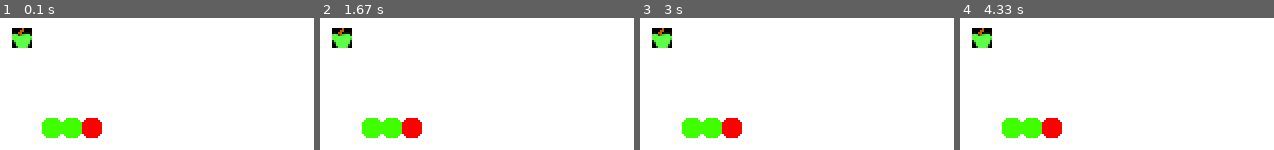
Above: before the commit, frames 1-4 (left to right).
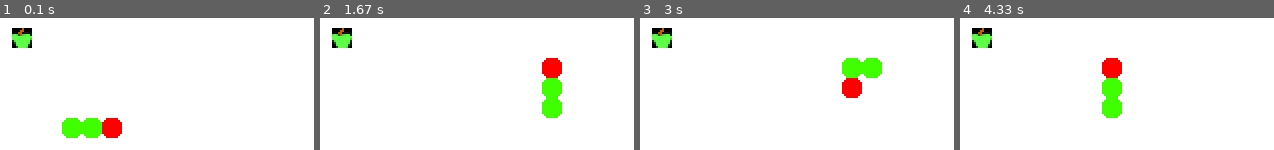
Above: after the commit, the same moments.

Repository: gitofson/python
Game: pygame game, started from w08_pygame/h_snake_zaklad.py
The game is run twice, just before and just after one commit, with the same random seed, the same clock (stepped at 60 frames per second) and the same inputs.
Inputs:
- Up to frame 1 (0.1 s): no input
- Up to frame 2 (1.67 s): tap Enter at 0.33 s; hold Up 1.17-1.63 s
- Up to frame 3 (3 s): hold Right 1.67-2.13 s; hold Left 2.17-2.7 s; hold Down from 2.73 s (still down)
- Up to frame 4 (4.33 s): release Down at 3.18 s; hold Left 3.22-3.67 s; hold Up 3.7-4.15 s; hold Right from 4.18 s (still down)

The runs differ from the first frame. In frame 1, 2.5% of the frame differs, in the area x 13-39%, y 75-91%; in frame 2, 5.1%, in the area x 13-78%, y 30-91%; in frame 3, 5.1%; in frame 4, 5.1%.

Commit message:
snake move +

Diff:
--- a/w08_pygame/h_snake_zaklad.py
+++ b/w08_pygame/h_snake_zaklad.py
@@ -33,7 +33,7 @@
 
     def init_snake(self):
         for z in range(Snake.N_DOTS):
-            self._body.append((50 - z * 10, 50))
+            self._body.append([50 - z * 10, 50])
         self._image_head = pygame.image.load("../resources/head.png").convert()
         self._image_body = pygame.image.load("../resources/dot.png").convert()
         self._image_apple = pygame.image.load("../resources/apple.png").convert()
@@ -53,15 +53,17 @@
                 surface.blit(self._image_body, p)
             cnt += 1
     def move(self):
-        self._body = [(self._body[0][0], self._body[0][1])] + self._body
+        self._body = [[self._body[0][0], self._body[0][1]]] + self._body[:-1]
+        print(self._body[0][0])
         if self._movement == Movement.LEFT:
             self._body[0][0] -= Snake.DOT_SIZE
         elif self._movement == Movement.RIGHT:
             self._body[0][0] += Snake.DOT_SIZE
         elif self._movement == Movement.UP:
-            self._body[0][1] += Snake.DOT_SIZE
+            self._body[0][1] -= Snake.DOT_SIZE
         elif self._movement == Movement.DOWN:
             self._body[0][1] += Snake.DOT_SIZE
+        print(self._body)
     def set_movement(self, mvmt):
         self._movement = mvmt
 
@@ -85,13 +87,11 @@
         # nastavení velikosti okna, pokus o nastavení HW akcelerace, pokud nelze, použije se DOUBLEBUF
         self._display_surf = pygame.display.set_mode(self.size, pygame.HWSURFACE | pygame.DOUBLEBUF)
         self._running = True
+        self._snake.init_snake()
         self._clock = pygame.time.Clock()
-        self._snake.init_snake()
     def on_input_focus(self):
         pass
     def on_key_down(self, event):
-        print("key down...")
-        print(event)
         if event.key == pygame.K_LEFT:
             self._snake.set_movement(Movement.LEFT)
         if event.key == pygame.K_RIGHT:
@@ -100,6 +100,7 @@
             self._snake.set_movement(Movement.UP)
         if event.key == pygame.K_DOWN:
             self._snake.set_movement(Movement.DOWN)
+        print(self._snake._movement)
     def on_key_up(self, event):
         pass
     def on_event(self, event):
@@ -112,8 +113,7 @@
             self.on_key_down(event)
 
     def on_loop(self):
-        self._snake.move
-        self._clock.tick(250)
+        self._snake.move()
 
     def on_render(self):
             pygame.draw.rect(self._display_surf, (0xff, 0xff, 0xff), pygame.Rect(0, 0, App.B_WIDTH, App.B_HEIGHT))
@@ -131,6 +131,7 @@
                 self.on_event(event)
             self.on_loop()
             self.on_render()
+            self._clock.tick(6)
         self.on_cleanup()
 
 if __name__ == "__main__" :
